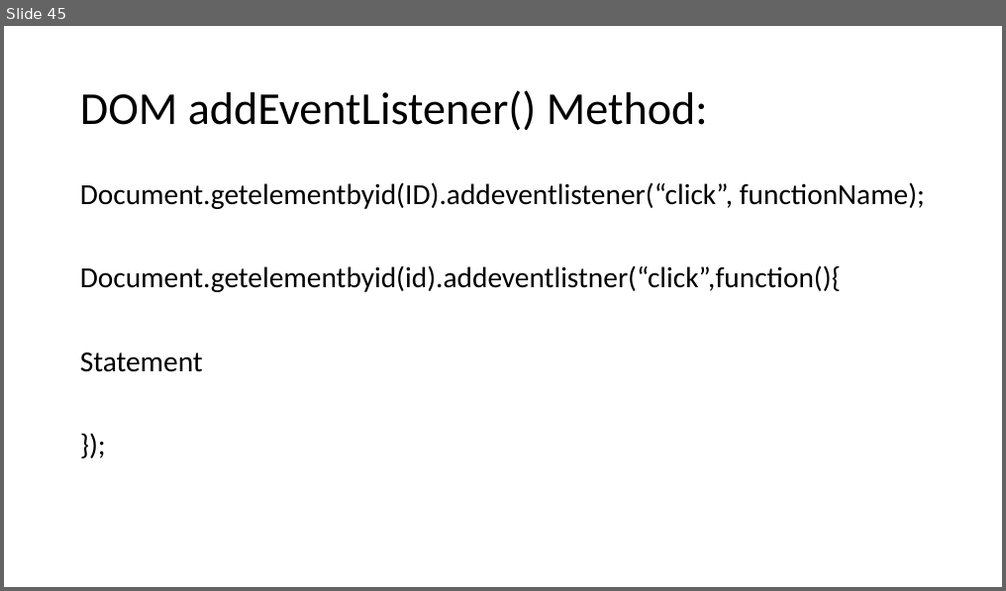
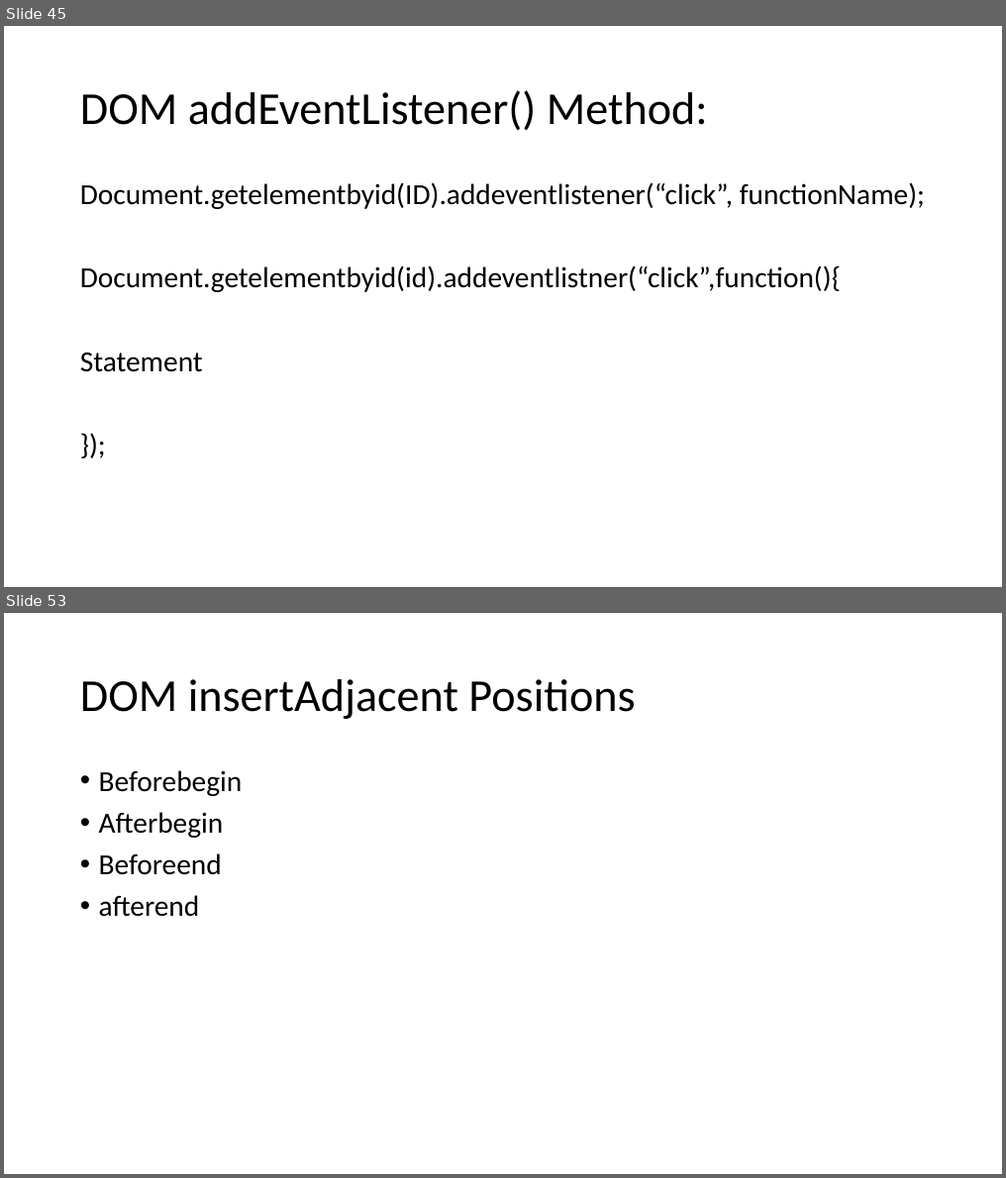
Before and after one commit to PiyushChaturvedii/batch03, a slide deck: JS Array Methods.pptx. Shown one above the other, each under a label of ours: slide 45 before the commit, slides 45 and 53 after it; the slides between them are not shown. The pictures are 1006x591 and 1006x1178 pixels, drawn with LibreOffice and Linux fonts; fonts in the diff are those of the drawing. Boxes give left, top, right and bottom in pixels: in the first picture for what was removed or moved away, otherwise in the second. Text is boxed around its words. In the diff, an @@ line names an element or a change of style, - is before the commit and + after.

```diff
--- a/JS Array Methods.pptx
+++ b/JS Array Methods.pptx
@@ slide 53 added at [4, 613, 1002, 1174], background #FFFFFF @@
@@ title added at [80, 679, 635, 719], 44 pt, text #000000 @@
+DOM insertAdjacent Positions
@@ text added at [99, 770, 243, 917], 28 pt, text #000000 @@
+• Beforebegin
+• Afterbegin
+• Beforeend
+• afterend
```
Also in this commit, not shown: 7 other slides added, 23 other files.
